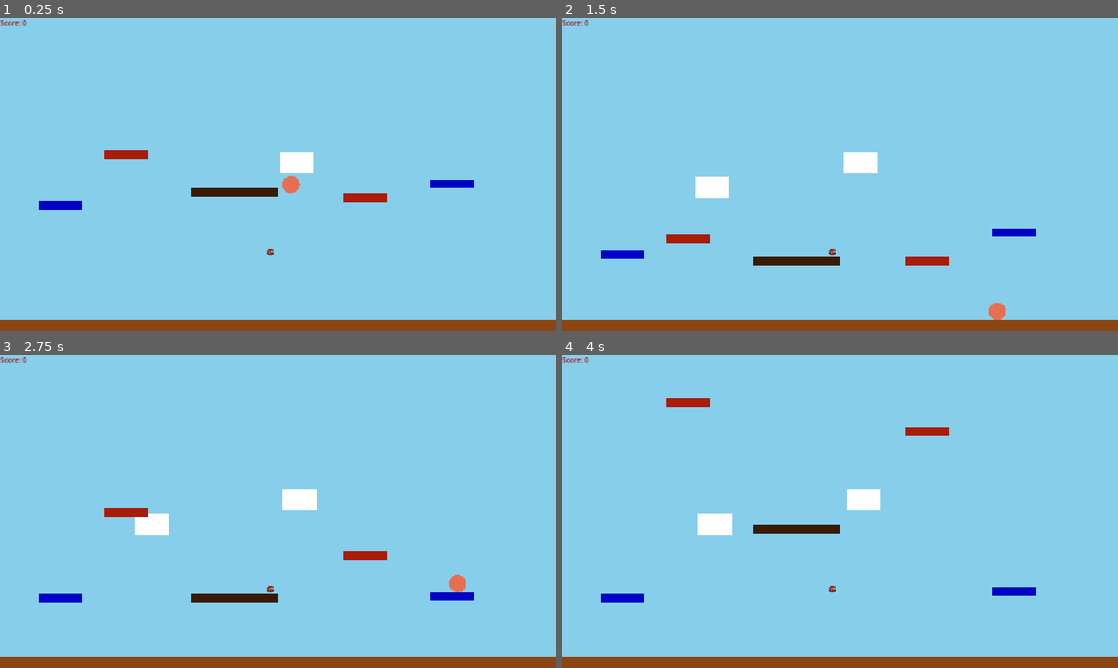
Above: before the commit, frames 1-4 (two rows, left to right).
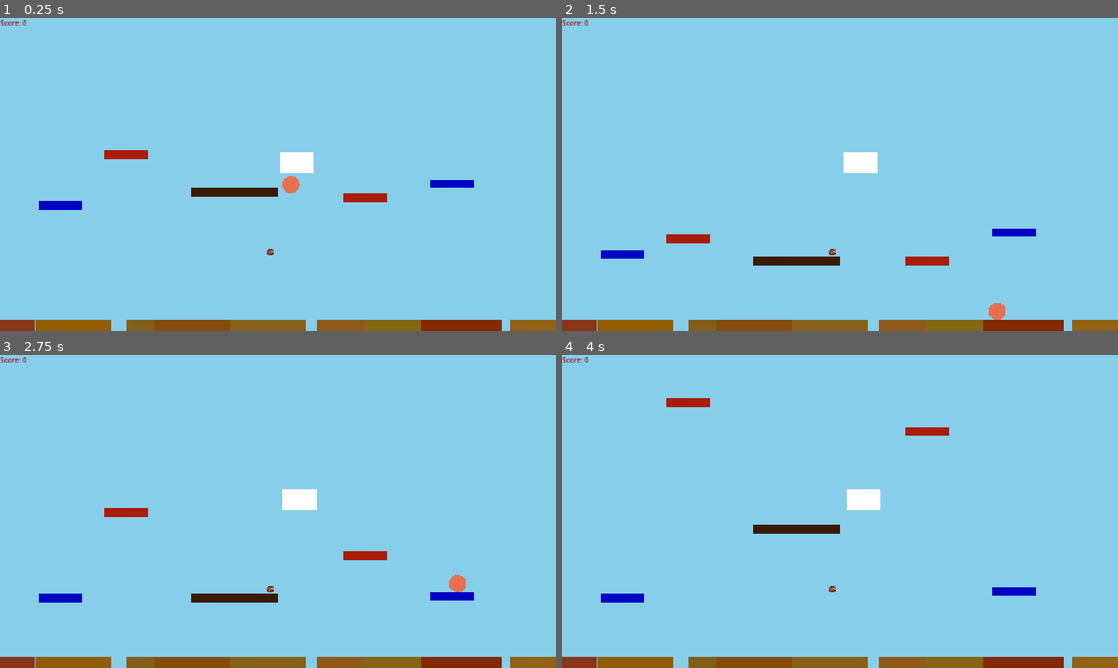
Above: after the commit, the same moments.

Repository: tjrink/WindPrototype
Game: Godot game, scene res://main_scene.tscn
Same seed, same stepped clock (60 frames per second), same inputs: the game is played once before the commit and once after it.
Inputs:
- Up to frame 1 (0.25 s): no input
- Up to frame 2 (1.5 s): tap Enter (ui_accept) at 0.5, 0.77 s; hold Right (ui_right) from 0.53 s (still down)
- Up to frame 3 (2.75 s): tap Enter (ui_accept) at 1.52 s; release Right (ui_right) at 2.03 s; hold Left (ui_left) from 2.03 s (still down)
- Up to frame 4 (4 s): release Left (ui_left) at 2.78 s; hold Right (ui_right) from 2.78 s (still down); tap Enter (ui_accept) at 3.02, 3.77 s

The runs differ from the first frame. In frame 1, 2.1% of the frame differs, in the area x 6-100%, y 96-100%; in frame 2, 2.5%; in frame 3, 2.5%; in frame 4, 2.5%, in the area x 6-100%, y 50-100%.

Commit message:
Began random ground population.

Diff:
--- a/Global.gd
+++ b/Global.gd
@@ -26,9 +26,7 @@
 	var scoreboard_instance = scoreboard_scene.instantiate()
 	add_child(scoreboard_instance)
 
-	var ground_scene = preload("res://ground.tscn")
-	var ground_instance = ground_scene.instantiate()
-	parent.add_child(ground_instance)
+
 
 	var player_scene = preload("res://player.tscn")
 	var player_instance = player_scene.instantiate()
--- a/Spawners/cloud_spawner.gd
+++ b/Spawners/cloud_spawner.gd
@@ -11,7 +11,7 @@
 func _process(delta: float) -> void:
 
 	#Randomly generates a new cloud
-	if randi_range(1, 100) == 50:
+	if randi_range(1, 500) == 50:
 		spawn_cloud()
 
 
--- a/ground.gd
+++ b/ground.gd
@@ -35,7 +35,7 @@
 	var ground_area = Area2D.new()
 	var ground_area_collision = CollisionShape2D.new()
 	var ground_area_collision_shape = RectangleShape2D.new()
-	ground_area_collision_shape.size = Vector2(ground_width, ground_height+1)
+	ground_area_collision_shape.size = Vector2(ground_width, ground_height+1) #Ground area is offset by 1 to ensure landing is tracked
 	ground_area_collision.shape = ground_area_collision_shape
 	ground_area.add_child(ground_area_collision)
 
--- /dev/null
+++ b/ground_spawner.gd
@@ -0,0 +1,37 @@
+extends Node
+
+# Preload the platform scene template for efficient instancing
+const PLATFORM_SCENE = preload("res://platform.tscn")
+
+# Define the level layout data using FLOAT values (e.g., 50.0 instead of 50)
+
+
+func _ready() -> void:
+	# Use call_deferred to ensure scene tree is fully ready
+	call_deferred("spawn_all_ground")
+
+#Loops through all platforms listed in the PLATFORM_DATA const and makes a platform with the specifications
+func spawn_all_ground():
+	var index_x: float = -650.0
+	const max_x: float = 2000.0
+
+	await get_tree().process_frame
+	var root = get_tree().current_scene
+	var world_node = root.get_node_or_null("World")
+	var parent = world_node if world_node else root
+	var ground_scene = preload("res://ground.tscn")
+
+	while (index_x <= max_x):
+		var ground_instance = ground_scene.instantiate()
+		var rand_width = randi_range(10, 250)
+		var rand_red = randf_range(0.50, 0.60)
+		var rand_blue = randf_range(0.1, 0.4)
+		var rand_green = randf_range(0.0, 0.1)
+		ground_instance.ground_x = index_x
+		ground_instance.ground_width = rand_width
+		ground_instance.ground_color = Color(rand_red, rand_blue, rand_green, 1)
+
+
+		parent.add_child(ground_instance)
+
+		index_x+=rand_width
--- a/main_scene.tscn
+++ b/main_scene.tscn
@@ -1,7 +1,8 @@
-[gd_scene load_steps=5 format=3 uid="uid://0r11mqgi8vn5"]
+[gd_scene load_steps=6 format=3 uid="uid://0r11mqgi8vn5"]
 
 [ext_resource type="PackedScene" uid="uid://c7c0jvb7jhp1i" path="res://Spawners/cloud_spawner.tscn" id="1_2c62f"]
 [ext_resource type="PackedScene" uid="uid://b7q5rwvsk8nfp" path="res://Spawners/platform_spawner.tscn" id="2_gyfs4"]
+[ext_resource type="Script" uid="uid://cr2xudil4alre" path="res://ground_spawner.gd" id="4_8mm7a"]
 [ext_resource type="Script" uid="uid://bv2q3rfo8o35y" path="res://Spawners/token_spawner.gd" id="4_d5x1h"]
 [ext_resource type="PackedScene" uid="uid://duis0iioy3w7p" path="res://wind.tscn" id="5_hq1ik"]
 
@@ -26,6 +27,9 @@
 [node name="TokenSpawner" type="Node" parent="World"]
 script = ExtResource("4_d5x1h")
 
+[node name="GroundSpawner" type="Node" parent="World"]
+script = ExtResource("4_8mm7a")
+
 [node name="Wind" parent="World" instance=ExtResource("5_hq1ik")]
 
 [node name="Camera" type="Camera2D" parent="."]
Not shown, added: ground_spawner.gd.uid
